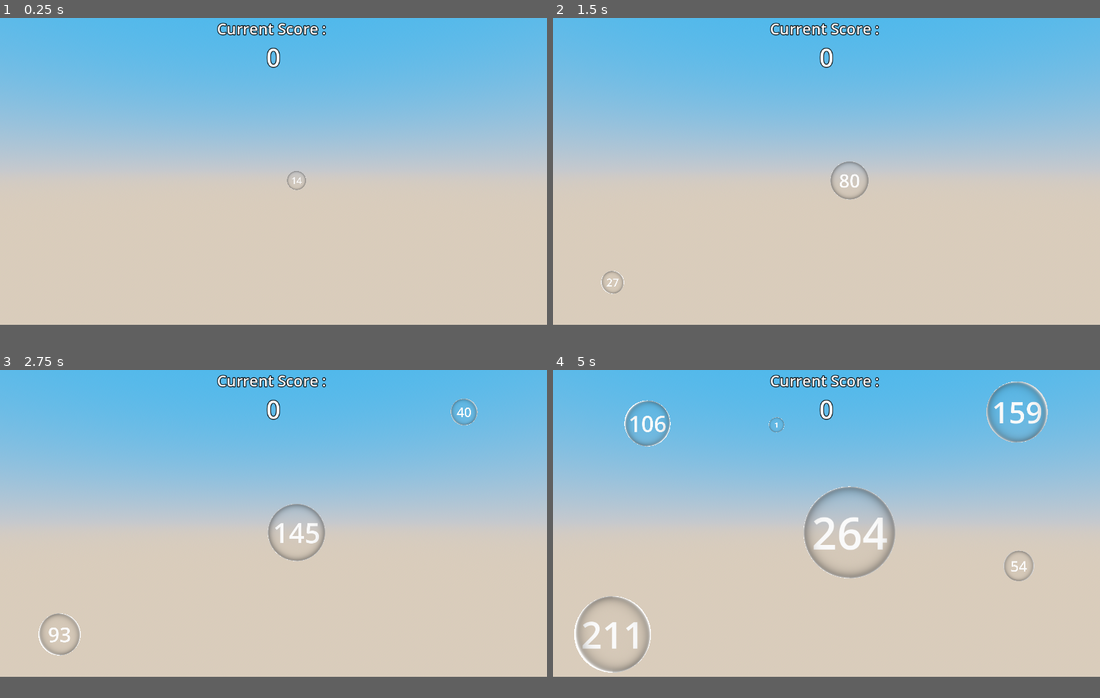
Above: before the commit, frames 1-4 (two rows, left to right).
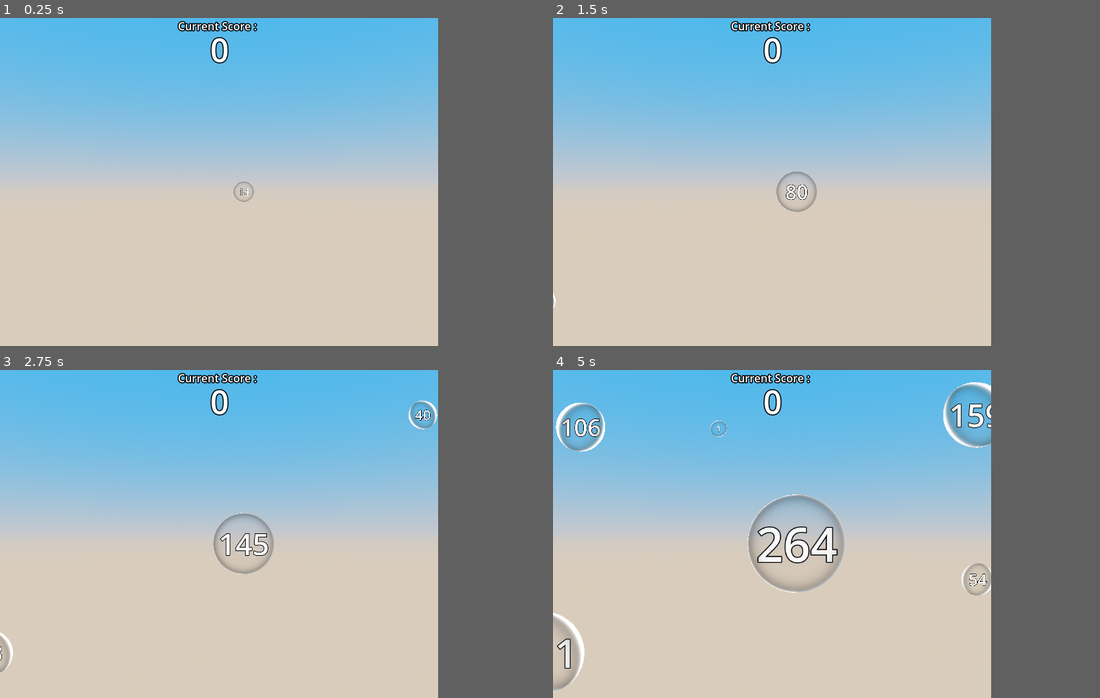
Above: after the commit, the same moments.

Repository: kominaaa/scorepopping
Game: Godot game, scene res://scenes/main.tscn
Same seed, same stepped clock (60 frames per second), same inputs: the game is played once before the commit and once after it.
Inputs (mouse positions are in pixels of both pictures, inside the frame that each line leads up to):
- Up to frame 1 (0.25 s): no input
- Up to frame 2 (1.5 s): move the mouse to (946, 155) at 0.52 s; click (946, 155) at 0.67 s; move the mouse to (717, 185) at 1.27 s; click (717, 185) at 1.42 s
- Up to frame 3 (2.75 s): move the mouse to (328, 455) at 2.02 s; click (328, 455) at 2.17 s
- Up to frame 4 (5 s): move the mouse to (799, 583) at 2.77 s; click (799, 583) at 2.92 s; move the mouse to (990, 570) at 3.52 s; click (990, 570) at 3.67 s; move the mouse to (662, 478) at 4.27 s; click (662, 478) at 4.42 s
In our replay, the window is 799x449 before the commit and 640x480 after it. These sizes can differ from the game's own. Grey fills any space a smaller window leaves; there, only what the larger window draws over its background counts as a difference.

The runs differ from the first frame. In frame 1, 10% of the frame differs, in the area x 32-100%, y 0-57%; in frame 2, 11%; in frame 3, 12%; in frame 4, 18%, in the area x 0-100%, y 0-99%.

Commit message:
score and game over working

Diff:
--- a/materials/interface_label_settings.tres
+++ b/materials/interface_label_settings.tres
@@ -1,6 +1,5 @@
 [gd_resource type="LabelSettings" format=3 uid="uid://ch0dgyft6pqrm"]
 
 [resource]
-font_size = 32
 outline_size = 6
 outline_color = Color(0, 0, 0, 1)
--- a/project.godot
+++ b/project.godot
@@ -14,6 +14,14 @@
 run/main_scene="res://scenes/main.tscn"
 config/features=PackedStringArray("4.3", "GL Compatibility")
 
+[display]
+
+window/size/viewport_width=640
+window/size/viewport_height=480
+window/size/mode=3
+window/stretch/mode="viewport"
+window/stretch/aspect="keep_height"
+
 [file_customization]
 
 folder_colors={
--- a/scenes/bubble_01.tscn
+++ b/scenes/bubble_01.tscn
@@ -12,6 +12,7 @@
 [sub_resource type="SphereShape3D" id="SphereShape3D_t1vsv"]
 
 [node name="Bubble" type="Node3D" node_paths=PackedStringArray("label_3d", "bubble_mesh", "area", "collision_shape")]
+process_mode = 1
 script = ExtResource("1_fppde")
 gradient_texture = ExtResource("2_jhad4")
 label_3d = NodePath("BubbleLabel3D")
@@ -34,4 +35,4 @@
 transform = Transform3D(0.05, 0, 0, 0, 0.05, 0, 0, 0, 0.05, 0, 0, 0)
 text = "1"
 font_size = 96
-outline_size = 0
+outline_size = 8
--- a/scenes/game_interface.tscn
+++ b/scenes/game_interface.tscn
@@ -1,14 +1,15 @@
-[gd_scene load_steps=4 format=3 uid="uid://wejovet6gbnc"]
+[gd_scene load_steps=5 format=3 uid="uid://wejovet6gbnc"]
 
 [ext_resource type="LabelSettings" uid="uid://ch0dgyft6pqrm" path="res://materials/interface_label_settings.tres" id="1_fu1yt"]
+[ext_resource type="Script" path="res://scripts/game_over_label.gd" id="2_dgvkp"]
 
 [sub_resource type="LabelSettings" id="LabelSettings_hsfxb"]
-font_size = 52
+font_size = 48
 outline_size = 6
 outline_color = Color(0, 0, 0, 1)
 
 [sub_resource type="LabelSettings" id="LabelSettings_infcm"]
-font_size = 52
+font_size = 32
 outline_size = 6
 outline_color = Color(0, 0, 0, 1)
 
@@ -25,18 +26,24 @@
 anchors_preset = 5
 anchor_left = 0.5
 anchor_right = 0.5
-offset_left = -119.0
-offset_right = 119.0
-offset_bottom = 45.0
+offset_left = -60.0
+offset_right = 60.0
+offset_bottom = 23.0
 grow_horizontal = 2
 text = "Current Score : "
 label_settings = ExtResource("1_fu1yt")
+horizontal_alignment = 1
 
 [node name="ScoreValueLabel" type="Label" parent="ScoreLabel"]
-layout_mode = 0
-offset_top = 47.0
-offset_right = 238.0
-offset_bottom = 92.0
+layout_mode = 1
+anchors_preset = 5
+anchor_left = 0.5
+anchor_right = 0.5
+offset_left = -118.0
+offset_top = 13.0
+offset_right = 120.0
+offset_bottom = 58.0
+grow_horizontal = 2
 text = "100 000"
 label_settings = SubResource("LabelSettings_hsfxb")
 horizontal_alignment = 1
@@ -48,12 +55,14 @@
 anchor_top = 0.5
 anchor_right = 0.5
 anchor_bottom = 0.5
-offset_left = -359.5
-offset_top = -36.0
-offset_right = 359.5
-offset_bottom = 36.0
+offset_left = -132.0
+offset_top = -20.0
+offset_right = 132.0
+offset_bottom = 20.0
 grow_horizontal = 2
 grow_vertical = 2
 text = "Game Over"
 label_settings = SubResource("LabelSettings_infcm")
 horizontal_alignment = 1
+vertical_alignment = 1
+script = ExtResource("2_dgvkp")
--- a/scenes/main.tscn
+++ b/scenes/main.tscn
@@ -20,6 +20,7 @@
 tonemap_mode = 2
 
 [node name="Main" type="Node3D" node_paths=PackedStringArray("camera", "score_value_label", "game_over_label")]
+process_mode = 3
 script = ExtResource("1_mnu6u")
 camera = NodePath("Camera3D")
 score_value_label = NodePath("CanvasLayer/GameInterface/ScoreLabel/ScoreValueLabel")
@@ -31,6 +32,7 @@
 mouse_filter = 2
 
 [node name="BubbleSpawner" type="Node3D" parent="."]
+process_mode = 1
 script = ExtResource("2_fwp22")
 bubble_scene = ExtResource("1_nwdim")
 
@@ -44,5 +46,5 @@
 shadow_enabled = true
 
 [node name="Camera3D" type="Camera3D" parent="."]
-transform = Transform3D(1, 0, 0, 0, 1, 0, 0, 0, 1, 0, 0, 3.18599)
+transform = Transform3D(1, 0, 0, 0, 1, 0, 0, 0, 1, 0, 0, 1.34489)
 projection = 1
--- a/scripts/bubble_spawner.gd
+++ b/scripts/bubble_spawner.gd
@@ -150,5 +150,4 @@
 	get_tree().change_scene_to_file(current_scene_path)
 
 func _on_progress_updated(progress: float):
-	# Callback si besoin d'exploiter le "progress" en temps réel
 	pass
--- /dev/null
+++ b/scripts/game_over_label.gd
@@ -0,0 +1,5 @@
+extends Label
+
+func _ready():
+	set_process_unhandled_input(true)
+	process_mode = PROCESS_MODE_ALWAYS
--- a/scripts/main.gd
+++ b/scripts/main.gd
@@ -8,32 +8,14 @@
 var game_over: bool = false
 
 func _ready():
-	# Initialisation du score et du label de fin de partie
+	process_mode = PROCESS_MODE_ALWAYS
+	set_process_unhandled_input(true)
+
 	score = 0
 	if score_value_label:
 		score_value_label.text = str(score)
 	if game_over_label:
-		game_over_label.visible = false  # Cacher le label au démarrage
-
-func _input(event: InputEvent) -> void:
-	# Si le jeu est terminé et le joueur clique, redémarrez le jeu
-	if game_over and event is InputEventMouseButton and event.pressed:
-		_restart_game()
-		return
-
-	if event is InputEventMouseButton and event.pressed and event.button_index == MOUSE_BUTTON_LEFT:
-		var mouse_pos: Vector2 = event.position
-		var from: Vector3 = camera.project_ray_origin(mouse_pos)
-		var to: Vector3 = from + camera.project_ray_normal(mouse_pos) * 10000.0
-
-		var space_state: PhysicsDirectSpaceState3D = get_world_3d().direct_space_state
-		var query: PhysicsRayQueryParameters3D = PhysicsRayQueryParameters3D.create(from, to)
-		var result: Dictionary = space_state.intersect_ray(query)
-
-		if result:
-			var collider = result.collider
-			if collider and "on_clicked" in collider:
-				collider.on_clicked(result.position)
+		game_over_label.hide()
 
 func increment_score(value: int):
 	score += value
@@ -41,15 +23,18 @@
 		score_value_label.text = str(score)
 
 func end_game():
-	# Met le jeu en pause et affiche le label de fin de partie
+	# Activer le Game Over et mettre le jeu en pause
 	game_over = true
 	get_tree().paused = true
 	if game_over_label:
-		game_over_label.visible = true
+		game_over_label.show()
 		game_over_label.text = "Game Over! Cliquez pour rejouer."
 
+func _unhandled_input(event):
+	if game_over and event is InputEventMouseButton and event.pressed:
+		_restart_game()
+
 func _restart_game():
-	# Réinitialise le jeu
 	game_over = false
 	get_tree().paused = false
 	var current_scene_path = get_tree().current_scene.scene_file_path
